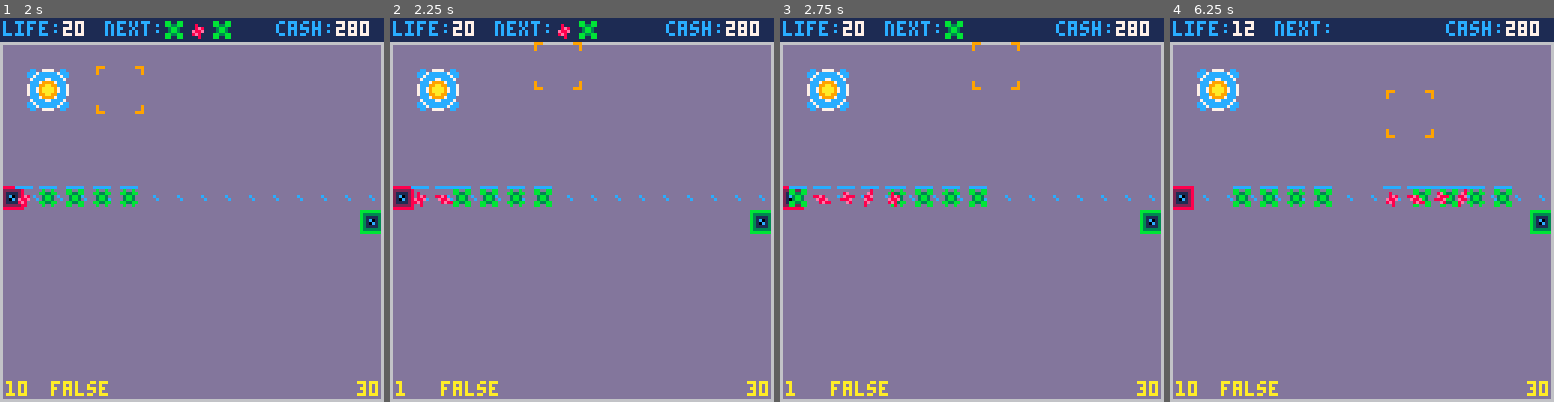
Above: before the commit, frames 1-4 (left to right).
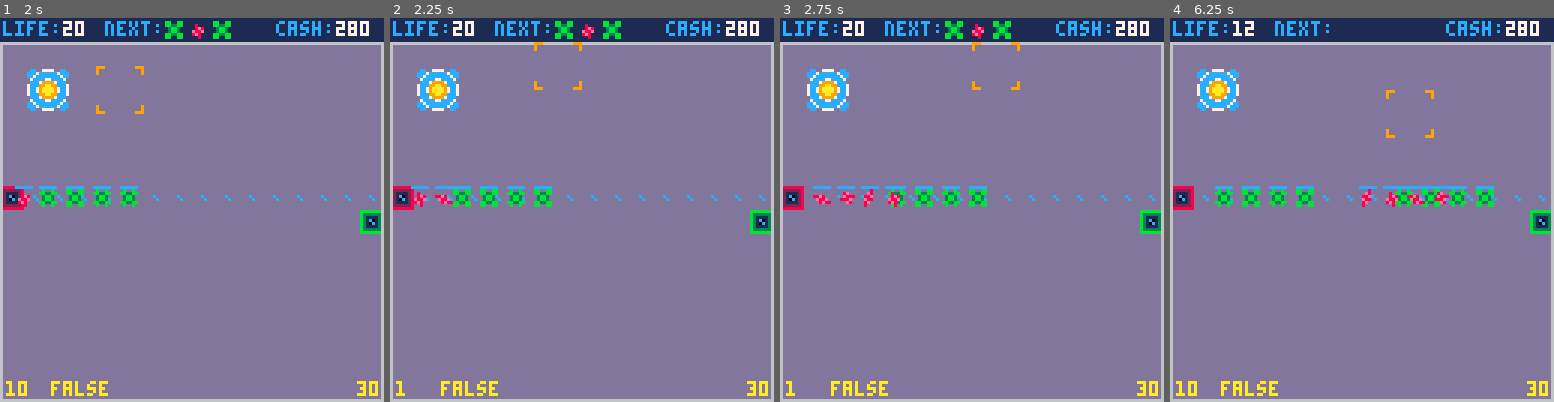
Above: after the commit, the same moments.

Repository: langchr86/pico-bubble-towers
Game: PICO-8 cartridge pico-proto.p8
The game is run twice, just before and just after one commit, with the same random seed, the same clock (stepped at 60 frames per second) and the same inputs.
Inputs:
- Up to frame 1 (2 s): tap X (X key) at 0.33, 1.07, 1.85 s; tap O (Z key) at 0.7, 1.7 s; hold Right from 1.6 s (still down)
- Up to frame 2 (2.25 s): release Right at 2.1 s; tap O (Z key) at 2.1 s; hold Up from 2.15 s (still down)
- Up to frame 3 (2.75 s): release Up at 2.42 s; hold Right from 2.47 s (still down); tap O (Z key) at 2.5 s
- Up to frame 4 (6.25 s): tap O (Z key) every 0.4 s from 2.9 to 6.1 s; tap X (X key) at 2.97, 4.08, 5.2 s; release Right at 3.03 s; hold Left 3.08-3.58 s; hold Down 3.63-3.97 s; hold Right 4.02-4.68 s; hold Up 4.73-5.03 s; hold Left 5.08-5.68 s; hold Down 5.73-6.03 s; hold Right from 6.08 s (still down)

Frame 1 is identical in both runs. In frame 2, 0.5% of the frame differs, in the area x 42-61%, y 0-6%; in frame 3, 0.5%; in frame 4, 2.3%, in the area x 11-90%, y 43-50%.

Commit message:
move enemy extraction (with baby_list) into Wave class

Diff:
--- a/src/session.lua
+++ b/src/session.lua
@@ -6,8 +6,8 @@
 ---@field enemy_path Point[]
 ---@field tower_list Tower[]
 ---@field enemy_list Enemy[]
----@field baby_list Enemy[]
 ---@field wave_list Wave[]
+---@field active_wave Wave
 ---@field cash number
 ---@field player_life number
 Session = {}
@@ -21,8 +21,8 @@
     enemy_path={},
     tower_list={},
     enemy_list={},
-    baby_list={},
     wave_list={},
+    active_wave=nil,
     cash=300,
     player_life=20,
   }
@@ -94,45 +94,28 @@
 end
 
 function Session:StartNextWave()
-  if #self.enemy_path == 0 or #self.wave_list == 0 then
-    return
-  end
-
-  ---@type Wave
-  local next_wave = deli(self.wave_list, 1)
+  if #self.enemy_path == 0 or #self.wave_list == 0 or self.active_wave then
+    return
+  end
+
   ---@type Point
   local start_point = ConvertTileToPixel(self.start)
 
-  for i=1,next_wave.enemy_count do
-    local enemy = next_wave.enemy_template:Clone()
-    enemy:Activate(start_point, self.enemy_path)
-    add(self.baby_list, enemy)
-  end
+  self.active_wave = deli(self.wave_list, 1)
+  self.active_wave:Start(start_point, self.enemy_path)
 end
 
 function Session:TrySpawnEnemy()
-  if #self.baby_list == 0 then
-    return
-  end
-
-  local function SpawnEnemy()
-    ---@type Enemy
-    local new_enemy = deli(self.baby_list, 1)
-    add(self.enemy_list, new_enemy)
-  end
-
-  if #self.enemy_list == 0 then
-    SpawnEnemy()
-    return
-  end
-
-  ---@type Enemy
-  local last_enemy = self.enemy_list[#self.enemy_list]
-  ---@type Enemy
-  local new_enemy = self.baby_list[1]
-  if not last_enemy.pos:IsNear(new_enemy.pos, 8) then
-    SpawnEnemy()
-  end
+  if not self.active_wave then
+    return
+  end
+
+  if not self.active_wave:IsActive() then
+    self.active_wave = nil
+    return
+  end
+
+  self.active_wave:TrySpawnBaby(self.enemy_list)
 end
 
 ---@return boolean
--- a/src/wave.lua
+++ b/src/wave.lua
@@ -3,6 +3,7 @@
 ---@class Wave
 ---@field enemy_count number
 ---@field enemy_template Enemy
+---@field baby_list Enemy[]
 Wave = {}
 Wave.__index = Wave
 
@@ -13,9 +14,47 @@
   local o = {
     enemy_count=enemy_count,
     enemy_template=enemy_template,
+    baby_list={},
   }
 
   return --[[---@type Wave]] setmetatable(o, self)
+end
+
+---@param start Point
+---@param enemy_path Point[]
+function Wave:Start(start, enemy_path)
+  for i=1, self.enemy_count do
+    local enemy = self.enemy_template:Clone()
+    enemy:Activate(start, enemy_path)
+    add(self.baby_list, enemy)
+  end
+end
+
+---@return boolean
+function Wave:IsActive()
+  return #self.baby_list > 0
+end
+
+---@param existing_enemies Enemy[]
+function Wave:TrySpawnBaby(existing_enemies)
+  local function SpawnEnemy()
+    ---@type Enemy
+    local new_enemy = deli(self.baby_list, 1)
+    add(existing_enemies, new_enemy)
+  end
+
+  if #existing_enemies == 0 then
+    SpawnEnemy()
+    return
+  end
+
+  ---@type Enemy
+  local last_enemy = existing_enemies[#existing_enemies]
+  ---@type Enemy
+  local new_enemy = self.baby_list[1]
+  if not last_enemy.pos:IsNear(new_enemy.pos, 8) then
+    SpawnEnemy()
+  end
 end
 
 ---@param wave_count number
